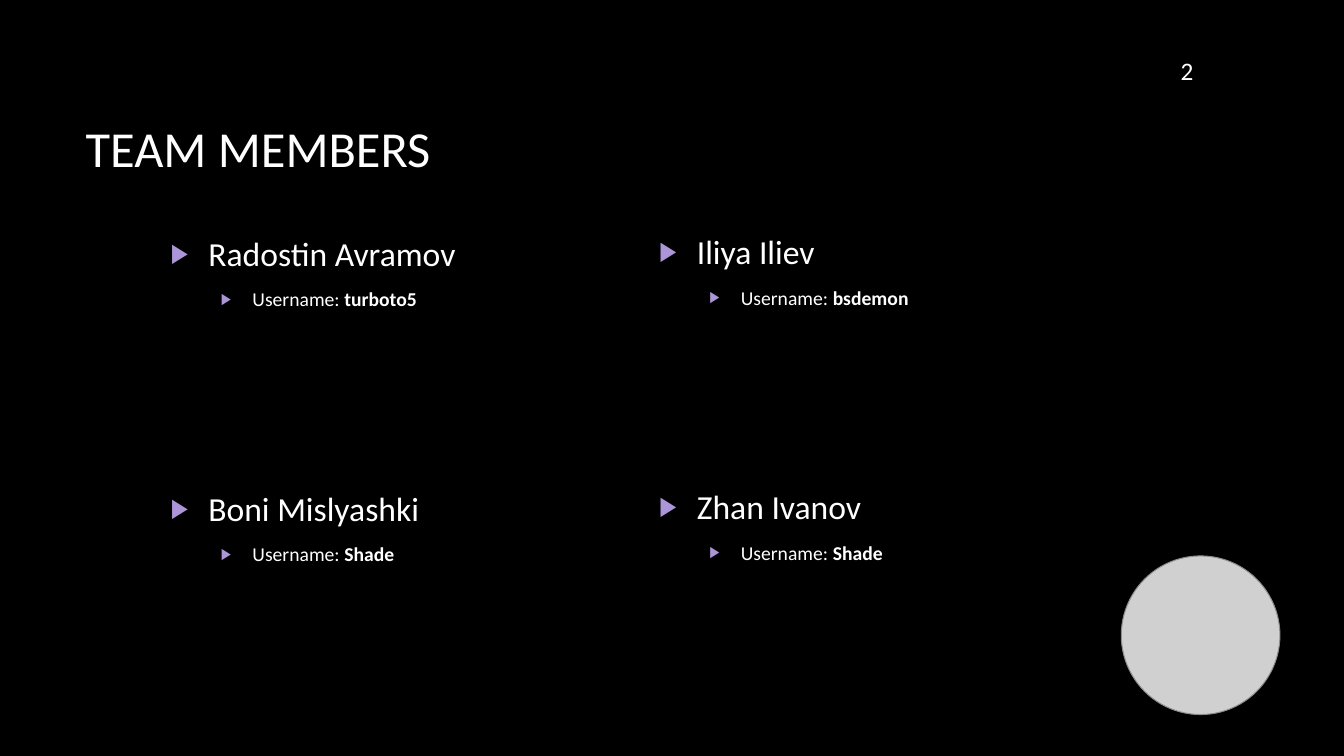
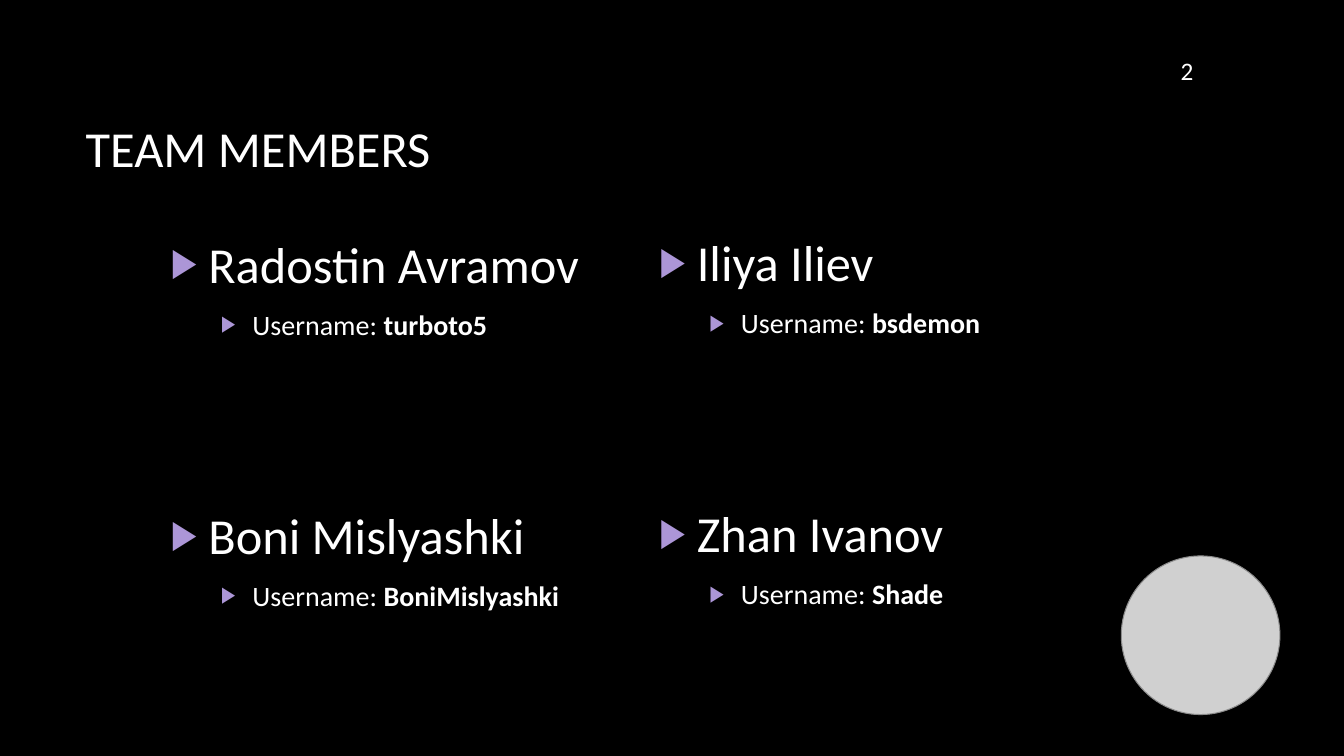
Before and after one commit to bnaskov/JavaScript-Teamwork-BOUVARDIA, a slide deck: slide 2 of UniversityWarsTEST/presentation/University Wars.pptx. Drawn at 1344x756 pixels with LibreOffice and Linux fonts; fonts in the diff are those of the drawing; grey boxes stand for pictures; background and template pictures are left out. Boxes give left, top, right and bottom in pixels: in the first picture for what was removed or moved away, otherwise in the second. Text is boxed around its words. In the diff, an @@ line names an element or a change of style, - is before the commit and + after.

Commit message:
final presentations

```diff
--- a/UniversityWarsTEST/presentation/University Wars.pptx
+++ b/UniversityWarsTEST/presentation/University Wars.pptx
@@ text "Iliya Iliev" at [697, 246, 980, 605]: size 24 to 36 pt in "Iliya Iliev", "Zhan Ivanov"; size 14 to 20 pt in "Username: bsdemon", "Username: Shade" @@
@@ text at [208, 248, 579, 562]: size 24 to 36 pt in "Radostin Avramov", "Boni Mislyashki"; size 14 to 20 pt in "Username: turboto5" @@
@@ text at [252, 586, 559, 611]: text changed; size 14 to 20 pt; bold on @@
-  ▶ Username: Shade
+  ▶ Username: BoniMislyashki
```
Also in this commit, not shown: 1 other slide changed.
